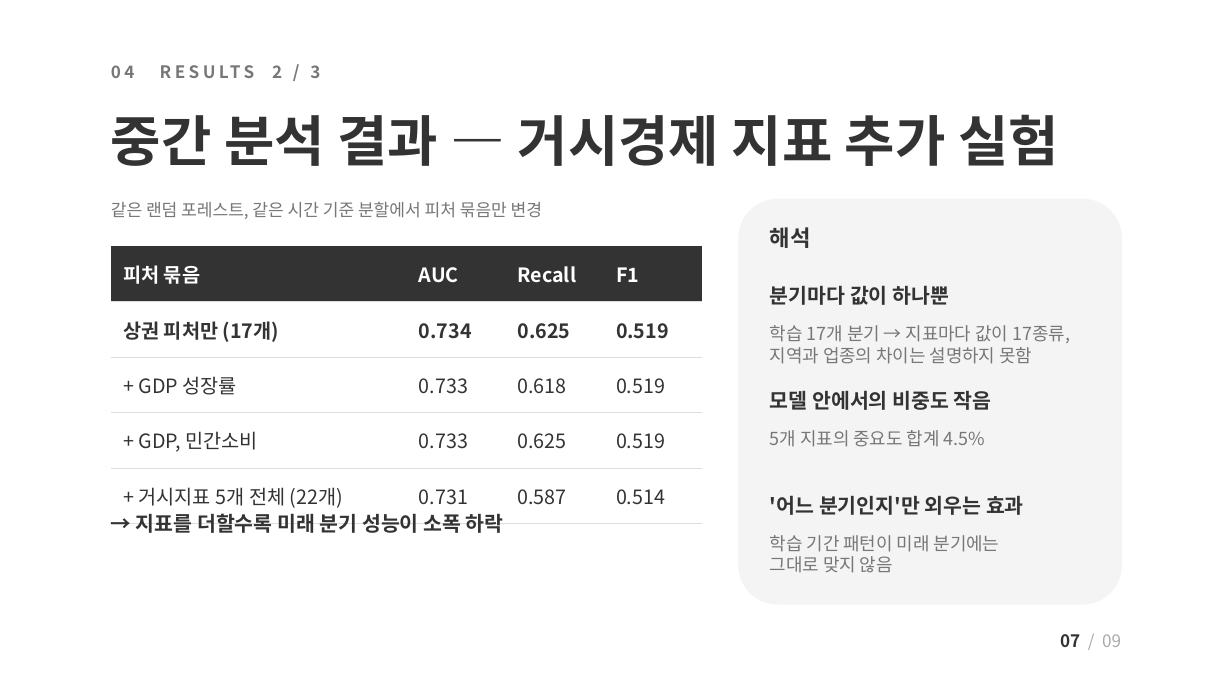
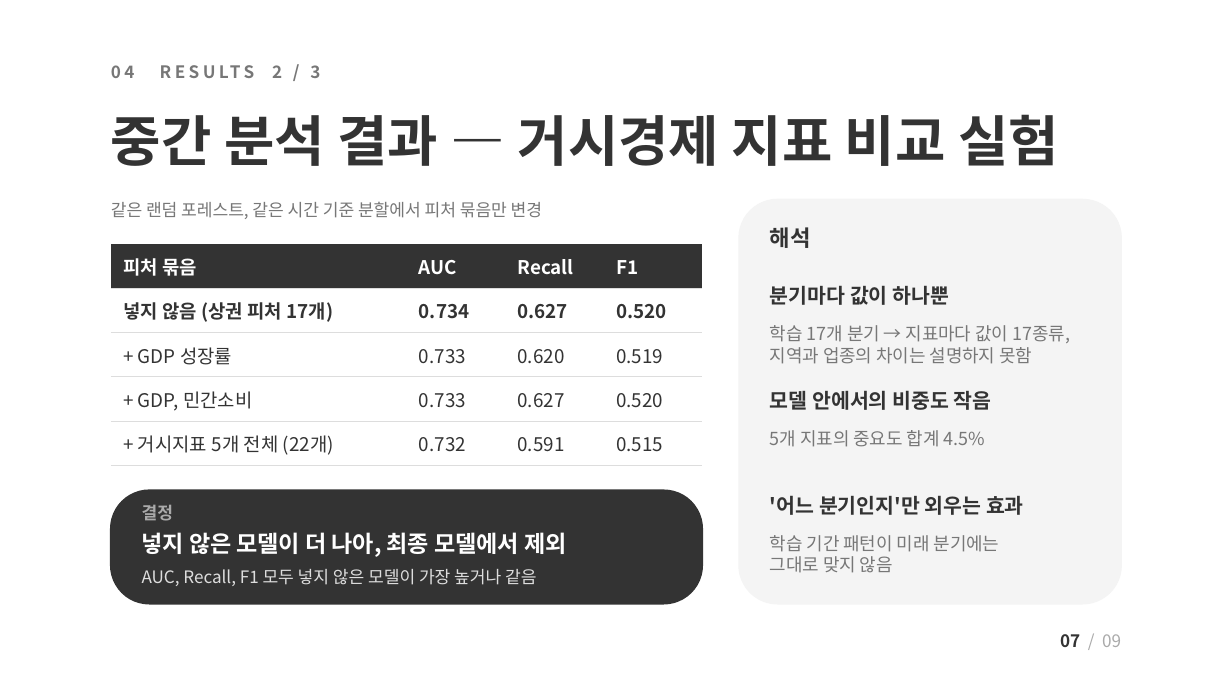
Before and after one commit to JungUihyun/biz-risk-predictor, a slide deck: slide 7 of docs/presentation/biz-risk-predictor_mid2_public.pptx. Drawn at 1232x693 pixels with LibreOffice and Linux fonts; fonts in the diff are those of the drawing. Boxes give left, top, right and bottom in pixels: in the first picture for what was removed or moved away, otherwise in the second. Text is boxed around its words. In the diff, an @@ line names an element or a change of style, - is before the commit and + after.

```diff
--- a/docs/presentation/biz-risk-predictor_mid2_public.pptx
+++ b/docs/presentation/biz-risk-predictor_mid2_public.pptx
@@ title at (x1=111, y1=114, x2=1059, y2=166): text changed @@
-중간 분석 결과 — 거시경제 지표 추가 실험
+중간 분석 결과 — 거시경제 지표 비교 실험
@@ table at (x1=111, y1=244, x2=702, y2=459) @@
-row 2: 상권 피처만 (17개) | 0.734 | 0.625 | 0.519
+row 2: 넣지 않음 (상권 피처 17개) | 0.734 | 0.627 | 0.520
-row 3, column 3: 0.618
+row 3, column 3: 0.620
-row 4, column 3: 0.625
+row 4, column 3: 0.627
-row 4, column 4: 0.519
+row 4, column 4: 0.520
-row 5: + 거시지표 5개 전체 (22개) | 0.731 | 0.587 | 0.514
+row 5: + 거시지표 5개 전체 (22개) | 0.732 | 0.591 | 0.515
@@ size 11.5 to 11 pt in "피처 묶음", "AUC", "Recall", "F1" and 7 more places @@
@@ rounded rectangle added at (x1=111, y1=490, x2=702, y2=604), fill #333333, outline #333333 1 pt @@
@@ text added at (x1=142, y1=505, x2=173, y2=521), 10 pt, text #AAAAAA, bold @@
+결정
@@ text removed at (x1=136, y1=513, x2=504, y2=533) @@
-→ 지표를 더할수록 미래 분기 성능이 소폭 하락
@@ text added at (x1=142, y1=532, x2=566, y2=557), 13.5 pt, text #FFFFFF, bold @@
+넣지 않은 모델이 더 나아, 최종 모델에서 제외
@@ text added at (x1=142, y1=569, x2=536, y2=586), 10 pt, text #DDDDDD @@
+AUC, Recall, F1 모두 넣지 않은 모델이 가장 높거나 같음
```
Also in this commit, not shown: 7 other slides changed, 11 other files.
